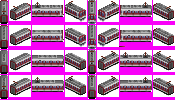
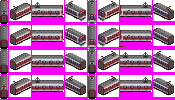
Layers edited between the first and the second (175, 100) image:
added layer "Vents" above "AC" over [3, 2, 170, 89]
hid "AC" over [2, 2, 171, 87]